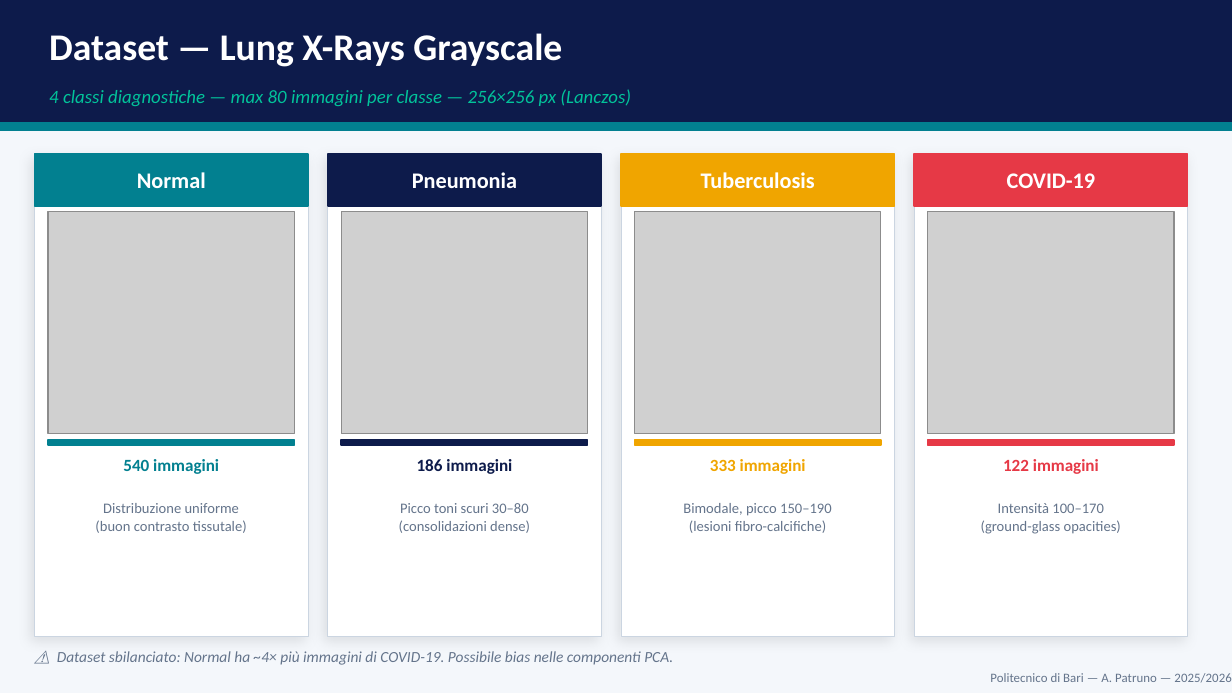
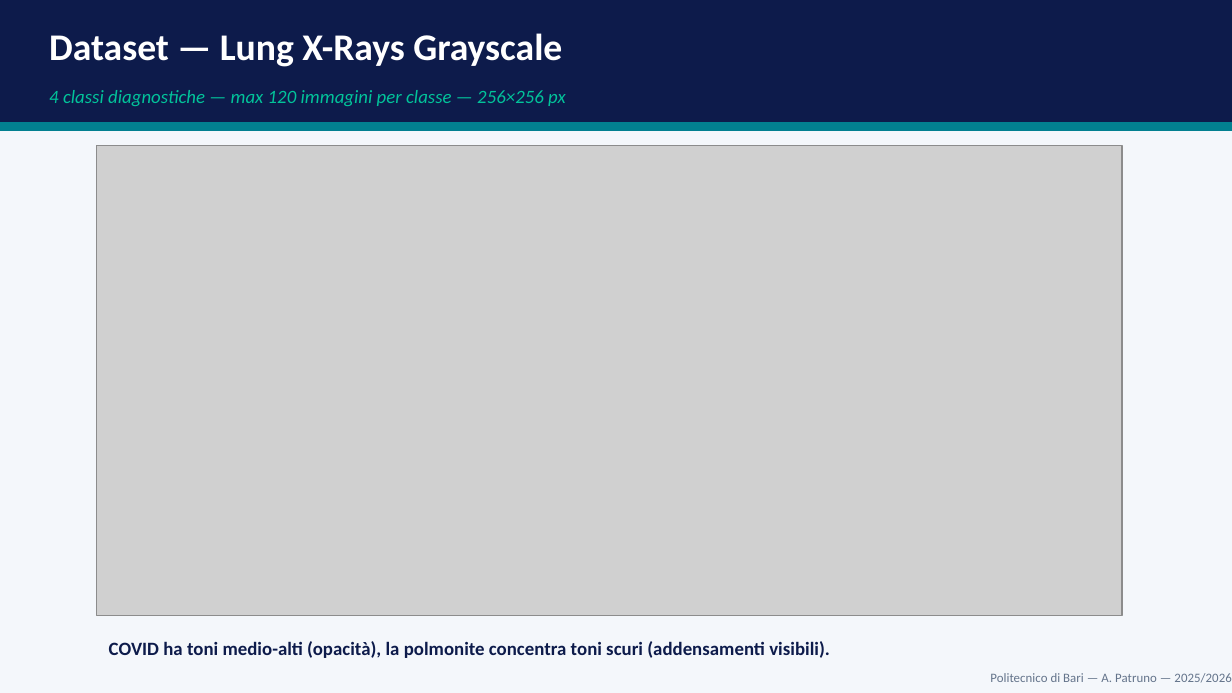
Before and after one commit to andreapatruno1/Image-Compression-and-Analysis, a slide deck: slide 3 of docs/Medical Image Compression and Analysis presentazione.pptx. Drawn at 1232x693 pixels with LibreOffice and Linux fonts; fonts in the diff are those of the drawing; grey boxes stand for pictures. Boxes give left, top, right and bottom in pixels: in the first picture for what was removed or moved away, otherwise in the second. Text is boxed around its words. In the diff, an @@ line names an element or a change of style, - is before the commit and + after.

```diff
--- a/docs/Medical Image Compression and Analysis presentazione.pptx
+++ b/docs/Medical Image Compression and Analysis presentazione.pptx
@@ text at [49,90,566,106]: text changed @@
-4 classi diagnostiche — max 80 immagini per classe — 256×256 px (Lanczos)
+4 classi diagnostiche — max 120 immagini per classe — 256×256 px
@@ picture added at [96,145,1121,616] @@
@@ rectangle removed at [34,154,308,637] @@
@@ rectangle removed at [34,154,308,206] @@
@@ text removed at [137,172,206,188] @@
-Normal
@@ rectangle removed at [328,154,601,637] @@
@@ rectangle removed at [328,154,601,206] @@
@@ text removed at [412,172,517,188] @@
-Pneumonia
@@ rectangle removed at [621,154,894,637] @@
@@ rectangle removed at [621,154,894,206] @@
@@ text removed at [701,172,815,188] @@
-Tuberculosis
@@ rectangle removed at [914,154,1188,637] @@
@@ rectangle removed at [914,154,1188,206] @@
@@ text removed at [1007,173,1096,188] @@
-COVID-19
@@ picture removed at [48,212,294,434] @@
@@ picture removed at [341,212,588,434] @@
@@ picture removed at [634,212,881,434] @@
@@ picture removed at [928,212,1174,434] @@
@@ rectangle removed at [48,440,294,445] @@
@@ rectangle removed at [341,440,588,445] @@
@@ rectangle removed at [634,440,881,445] @@
@@ rectangle removed at [928,440,1174,445] @@
@@ text removed at [123,459,219,474] @@
-540 immagini
@@ text removed at [417,459,512,474] @@
-186 immagini
@@ text removed at [710,459,806,474] @@
-333 immagini
@@ text removed at [1003,459,1099,474] @@
-122 immagini
@@ text removed at [95,503,247,533] @@
-Distribuzione uniforme
-(buon contrasto tissutale)
@@ text removed at [399,503,530,533] @@
-Picco toni scuri 30–80
-(consolidazioni dense)
@@ text removed at [683,503,831,533] @@
-Bimodale, picco 150–190
-(lesioni fibro-calcifiche)
@@ text removed at [981,503,1121,534] @@
-Intensità 100–170
-(ground-glass opacities)
@@ text removed at [57,651,673,665] @@
-⚠ Dataset sbilanciato: Normal ha ~4× più immagini di COVID-19. Possibile bias nelle componenti PCA.
@@ text added at [109,641,830,658], 11 pt, text #0D1B4B, bold @@
+COVID ha toni medio-alti (opacità), la polmonite concentra toni scuri (addensamenti visibili).
```
Also in this commit, not shown: 6 other slides changed, 11 slides added, 13 other files.
